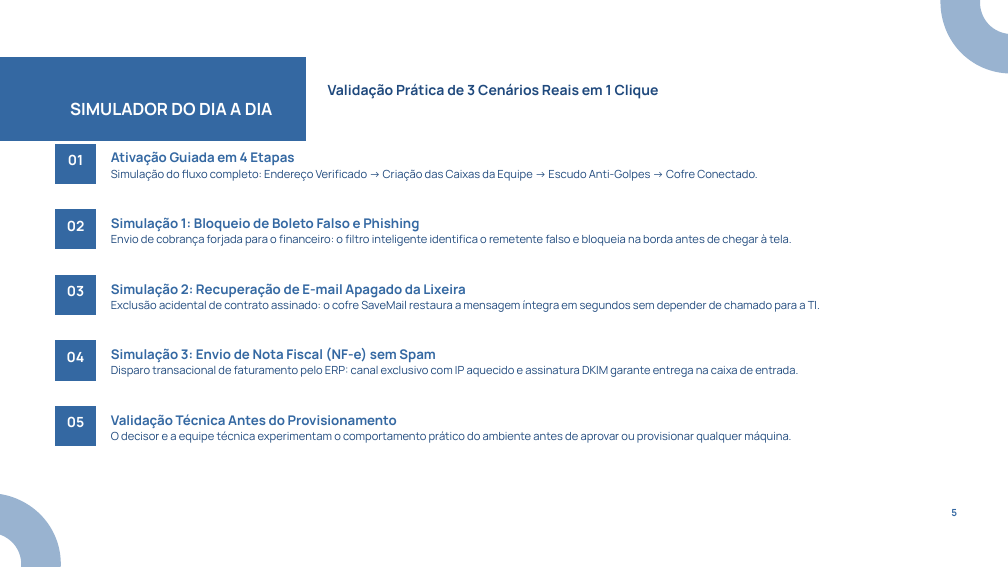
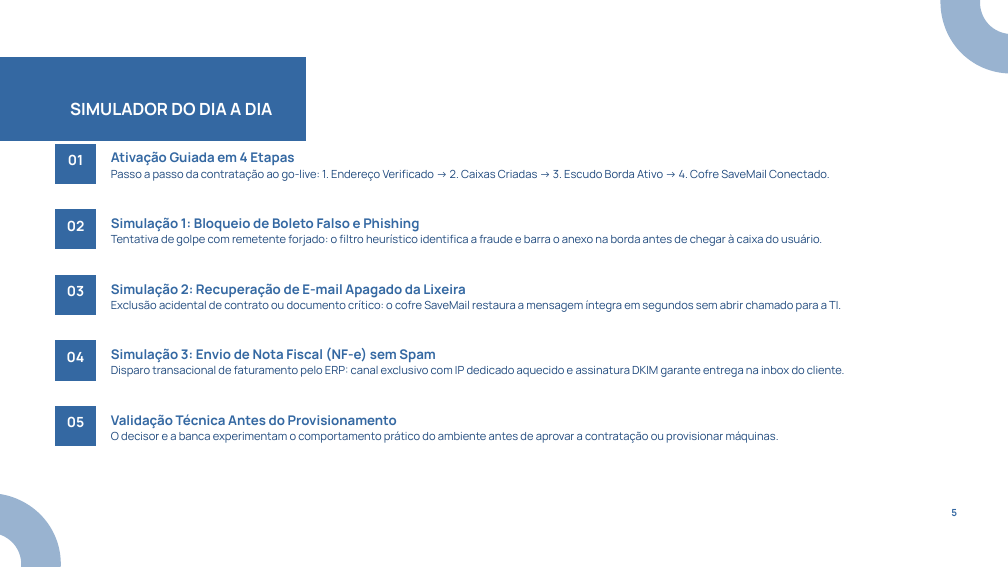
Before and after one commit to Viniciusulpicio/wizard-pattern, a slide deck: slide 5 of PADRAO.pptx. Drawn at 1008x567 pixels with LibreOffice and Linux fonts; fonts in the diff are those of the drawing; background and template pictures are left out. Boxes give left, top, right and bottom in pixels: in the first picture for what was removed or moved away, otherwise in the second. Text is boxed around its words. In the diff, an @@ line names an element or a change of style, - is before the commit and + after.

Commit message:
feat(slides): atualiza apresentacao final p2 com novas features e foco em evolucao

```diff
--- a/PADRAO.pptx
+++ b/PADRAO.pptx
@@ text at (x1=328, y1=83, x2=659, y2=99): text changed; size 20 to 16 pt; text colour #1F497D to #FFFFFF @@
-Validação Prática de 3 Cenários Reais em 1 Clique
+Nova Feature: Validação Prática de 3 Cenários Reais em 1 Clique
@@ text at (x1=111, y1=169, x2=829, y2=181): text changed @@
-Simulação do fluxo completo: Endereço Verificado → Criação das Caixas da Equipe → Escudo Anti-Golpes → Cofre Conectado.
+Passo a passo da contratação ao go-live: 1. Endereço Verificado → 2. Caixas Criadas → 3. Escudo Borda Ativo → 4. Cofre SaveMail Conectado.
@@ text at (x1=111, y1=234, x2=822, y2=246): text changed @@
-Envio de cobrança forjada para o financeiro: o filtro inteligente identifica o remetente falso e bloqueia na borda antes de chegar à tela.
+Tentativa de golpe com remetente forjado: o filtro heurístico identifica a fraude e barra o anexo na borda antes de chegar à caixa do usuário.
@@ text at (x1=111, y1=300, x2=841, y2=312): text changed @@
-Exclusão acidental de contrato assinado: o cofre SaveMail restaura a mensagem íntegra em segundos sem depender de chamado para a TI.
+Exclusão acidental de contrato ou documento crítico: o cofre SaveMail restaura a mensagem íntegra em segundos sem abrir chamado para a TI.
@@ text at (x1=111, y1=366, x2=845, y2=377): text changed @@
-Disparo transacional de faturamento pelo ERP: canal exclusivo com IP aquecido e assinatura DKIM garante entrega na caixa de entrada.
+Disparo transacional de faturamento pelo ERP: canal exclusivo com IP dedicado aquecido e assinatura DKIM garante entrega na inbox do cliente.
@@ text at (x1=111, y1=431, x2=779, y2=443): text changed @@
-O decisor e a equipe técnica experimentam o comportamento prático do ambiente antes de aprovar ou provisionar qualquer máquina.
+O decisor e a banca experimentam o comportamento prático do ambiente antes de aprovar a contratação ou provisionar máquinas.
```
Also in this commit, not shown: 4 other slides changed, 8 other files.
